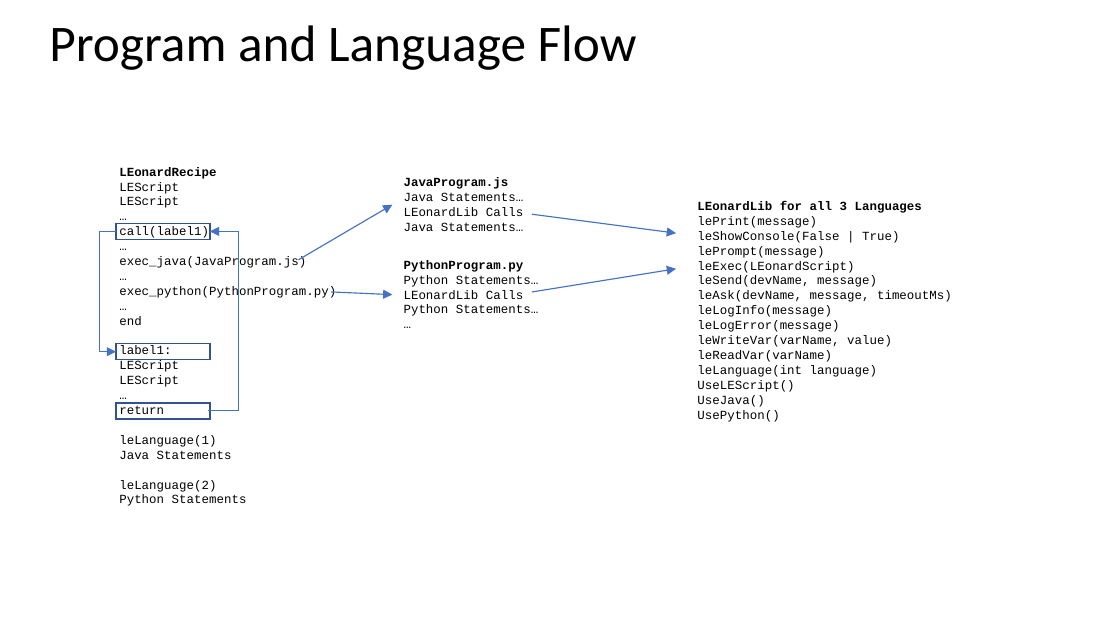
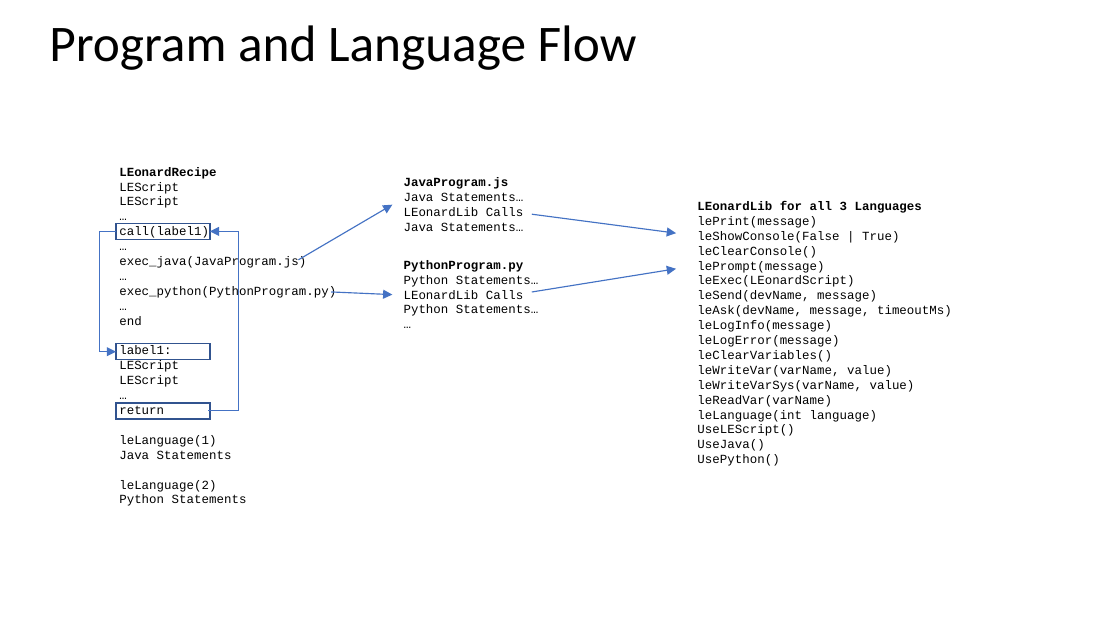
Before and after one commit to nedlecky/LEonard, a slide deck: slide 4 of LEonard/LEonard Design Rev 13.pptx. Drawn at 1120x630 pixels with LibreOffice and Linux fonts; fonts in the diff are those of the drawing. Boxes give left, top, right and bottom in pixels: in the first picture for what was removed or moved away, otherwise in the second. Text is boxed around its words. In the diff, an @@ line names an element or a change of style, - is before the commit and + after.

```diff
--- a/LEonard/LEonard Design Rev 13.pptx
+++ b/LEonard/LEonard Design Rev 13.pptx
@@ text at <box>697,246,817,258</box>: paragraph added @@
+leClearConsole()
@@ text at <box>697,350,832,362</box>: paragraph added @@
+leClearVariables()
@@ text at <box>697,380,915,392</box>: paragraph added @@
+leWriteVarSys(varName, value)
```
Also in this commit, not shown: 16 other files.
